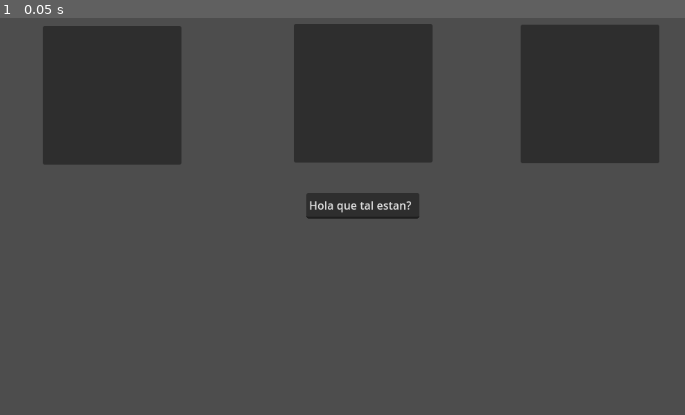
Above: before the commit, frame 1.
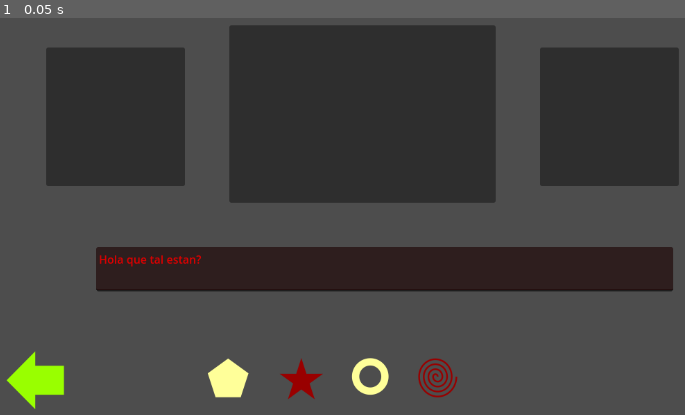
Above: after the commit, the same moment.

Repository: yoLUkAsss/equipo3
Game: Godot game, scene res://Main.tscn
The game is run twice, just before and just after one commit, with the same random seed, the same clock (stepped at 60 frames per second) and the same inputs.
Inputs:
- Up to frame 1 (0.05 s): no input

The runs differ from the first frame. In frame 1, 28% of the frame differs, in the area x 0-100%, y 1-99%.

Commit message:
Primer bosquejo del main game

Diff:
--- a/Main.tscn
+++ b/Main.tscn
@@ -1,38 +1,67 @@
-[gd_scene format=3 uid="uid://cjad1e317i0v1"]
+[gd_scene load_steps=7 format=3 uid="uid://cjad1e317i0v1"]
+
+[ext_resource type="PackedScene" uid="uid://bh1w10h3rjses" path="res://interface/back-button.tscn" id="1_hbt0i"]
+[ext_resource type="PackedScene" uid="uid://7s430mo1j6up" path="res://interface/scene-option.tscn" id="2_36l3j"]
+[ext_resource type="Texture2D" uid="uid://ldphgemiwtib" path="res://assets-sistema/alimento-maicena.png" id="3_7p43w"]
+[ext_resource type="Texture2D" uid="uid://bwoajv0gc5evw" path="res://assets-sistema/alimento-gluten.png" id="4_gqx5p"]
+[ext_resource type="Texture2D" uid="uid://c6be8mrunqjis" path="res://assets-sistema/alimento-arroz.png" id="5_iicng"]
+[ext_resource type="Texture2D" uid="uid://bpaqc3c4kqx5h" path="res://assets-sistema/alimento-cebada.png" id="6_htssj"]
 
 [node name="Node2D" type="Node"]
 
 [node name="TextEdit" type="TextEdit" parent="."]
+modulate = Color(1, 0, 0, 1)
+layout_direction = 1
 anchors_preset = 8
 anchor_left = 0.5
 anchor_top = 0.5
 anchor_right = 0.5
 anchor_bottom = 0.5
-offset_left = -81.5
-offset_top = -18.5
-offset_right = 81.5
-offset_bottom = 18.5
+offset_left = -384.0
+offset_top = 60.0
+offset_right = 448.0
+offset_bottom = 124.0
 grow_horizontal = 2
 grow_vertical = 2
 text = "Hola que tal estan?"
 
-[node name="Panel" type="Panel" parent="."]
-offset_left = 477.0
-offset_top = 62.0
-offset_right = 677.0
-offset_bottom = 262.0
+[node name="PanelCentral" type="Panel" parent="."]
+offset_left = 384.0
+offset_top = 64.0
+offset_right = 768.0
+offset_bottom = 320.0
 
-[node name="Panel2" type="Panel" parent="."]
-offset_left = 804.0
-offset_top = 63.0
-offset_right = 1004.0
-offset_bottom = 263.0
+[node name="PanelDerecho" type="Panel" parent="."]
+offset_left = 832.0
+offset_top = 96.0
+offset_right = 1032.0
+offset_bottom = 296.0
 
-[node name="Panel3" type="Panel" parent="."]
+[node name="PanelIzquierdo" type="Panel" parent="."]
 anchors_preset = -1
-anchor_left = 0.1
+anchor_left = 0.15
 anchor_top = 0.1
-anchor_right = 0.1
+anchor_right = 0.15
 anchor_bottom = 0.1
-offset_right = 200.0
-offset_bottom = 200.0
+offset_left = -52.8
+offset_top = 31.2
+offset_right = 147.2
+offset_bottom = 231.2
+
+[node name="Back" parent="." instance=ExtResource("1_hbt0i")]
+position = Vector2(104, 576)
+
+[node name="Option" parent="." instance=ExtResource("2_36l3j")]
+texture = ExtResource("3_7p43w")
+
+[node name="Option2" parent="." instance=ExtResource("2_36l3j")]
+position = Vector2(104, 0)
+texture = ExtResource("4_gqx5p")
+
+[node name="Option3" parent="." instance=ExtResource("2_36l3j")]
+position = Vector2(208, 0)
+texture = ExtResource("5_iicng")
+
+[node name="Option4" parent="." instance=ExtResource("2_36l3j")]
+position = Vector2(304, 0)
+texture = ExtResource("6_htssj")
--- /dev/null
+++ b/interface/back-button.gd
@@ -0,0 +1,6 @@
+extends Node
+
+
+
+func _on_texture_button_pressed():
+	print("Back Button Pressed")
--- /dev/null
+++ b/interface/back-button.tscn
@@ -0,0 +1,16 @@
+[gd_scene load_steps=3 format=3 uid="uid://bh1w10h3rjses"]
+
+[ext_resource type="Texture2D" uid="uid://be7owswhnwf4y" path="res://assets-sistema/flecha-ir-para-atras-historias.png" id="1_7mf7v"]
+[ext_resource type="Script" path="res://interface/back-button.gd" id="1_l480u"]
+
+[node name="Back" type="Node2D"]
+script = ExtResource("1_l480u")
+
+[node name="TextureButton" type="TextureButton" parent="."]
+offset_left = -42.0
+offset_top = -42.0
+offset_right = 42.0
+offset_bottom = 43.0
+texture_normal = ExtResource("1_7mf7v")
+
+[connection signal="pressed" from="TextureButton" to="." method="_on_texture_button_pressed"]
--- /dev/null
+++ b/interface/scene-option.gd
@@ -0,0 +1,8 @@
+extends Node2D
+
+@export var texture: Texture
+
+@onready var sprite_2d: TextureButton = $Sprite2D
+
+func _ready():
+	sprite_2d.texture_normal = texture
--- /dev/null
+++ b/interface/scene-option.tscn
@@ -0,0 +1,14 @@
+[gd_scene load_steps=3 format=3 uid="uid://7s430mo1j6up"]
+
+[ext_resource type="Texture2D" uid="uid://ldphgemiwtib" path="res://assets-sistema/alimento-maicena.png" id="1_ljuh0"]
+[ext_resource type="Script" path="res://interface/scene-option.gd" id="1_xj6ix"]
+
+[node name="Node2D" type="Node2D"]
+script = ExtResource("1_xj6ix")
+
+[node name="Sprite2D" type="TextureButton" parent="."]
+offset_left = 352.0
+offset_top = 544.0
+offset_right = 352.0
+offset_bottom = 544.0
+texture_normal = ExtResource("1_ljuh0")
Not shown, added: assets-sistema/alimento-arroz.png.import
Not shown, added: assets-sistema/alimento-avena.png.import
Not shown, added: assets-sistema/alimento-azucar.png.import
Not shown, added: assets-sistema/alimento-cebada.png.import
Not shown, added: assets-sistema/alimento-gluten.png.import
Not shown, added: assets-sistema/alimento-maicena.png.import
Not shown, added: assets-sistema/chat-donde-se-muestran-las-historias.png.import
Not shown, added: assets-sistema/escena-fondo-fija-01.png.import
Not shown, added: assets-sistema/escena-fondo-plato-02.png.import
Not shown, added: assets-sistema/flecha-ir-para-adelante-desbloqueada-historias.png.import
Not shown, added: assets-sistema/flecha-ir-para-atras-historias.png.import
Not shown, added: assets-sistema/hitoria-demo-1.png.import
(and 8 more such lines)
